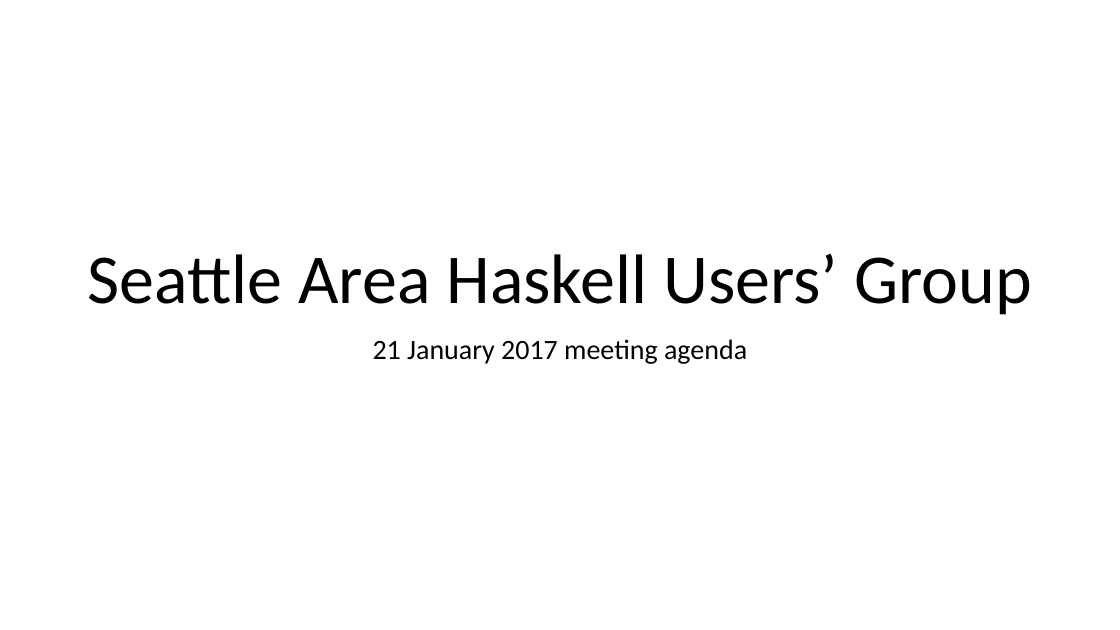
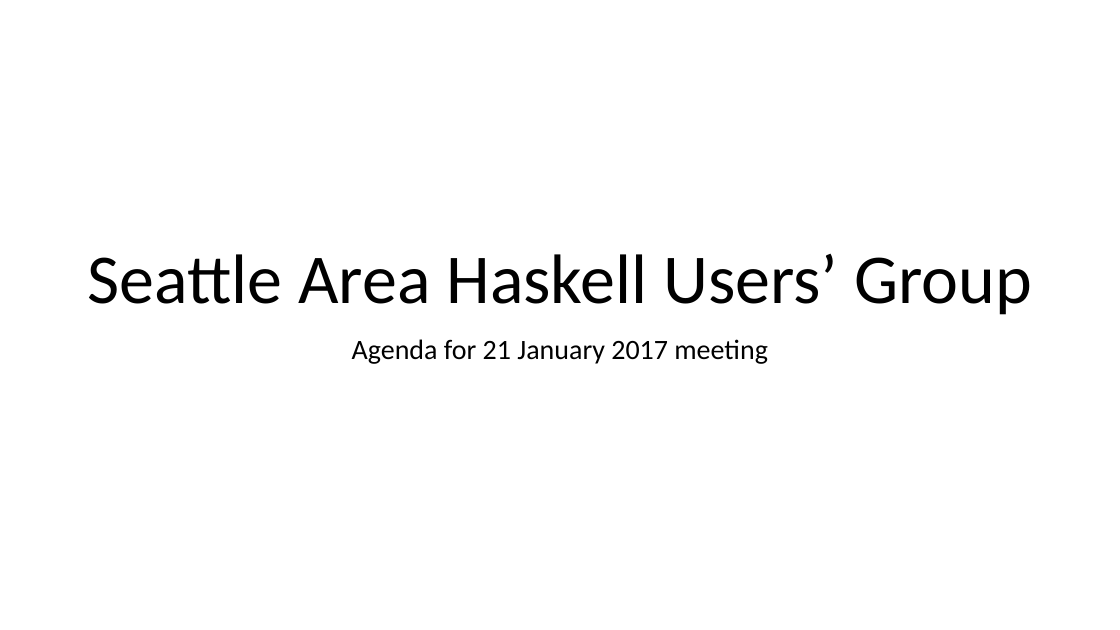
Before and after one commit to seahug/seahug.github.io, a slide deck: slide 1 of 20170121/RichardCook_SeaHUGAgenda_20170121.pptx. Drawn at 1120x630 pixels with LibreOffice and Linux fonts; fonts in the diff are those of the drawing; background and template pictures are left out. Boxes give left, top, right and bottom in pixels: in the first picture for what was removed or moved away, otherwise in the second. Text is boxed around its words. In the diff, an @@ line names an element or a change of style, - is before the commit and + after.

Commit message:
Tweak format

```diff
--- a/20170121/RichardCook_SeaHUGAgenda_20170121.pptx
+++ b/20170121/RichardCook_SeaHUGAgenda_20170121.pptx
@@ subtitle at [352, 339, 768, 364]: text changed @@
-21 January 2017 meeting agenda
+Agenda for 21 January 2017 meeting
```
